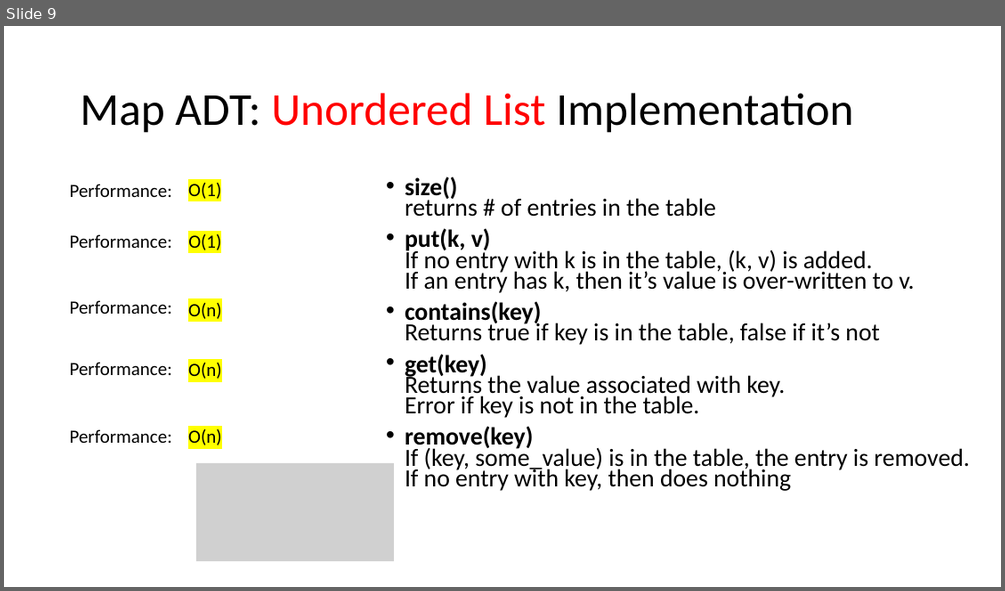
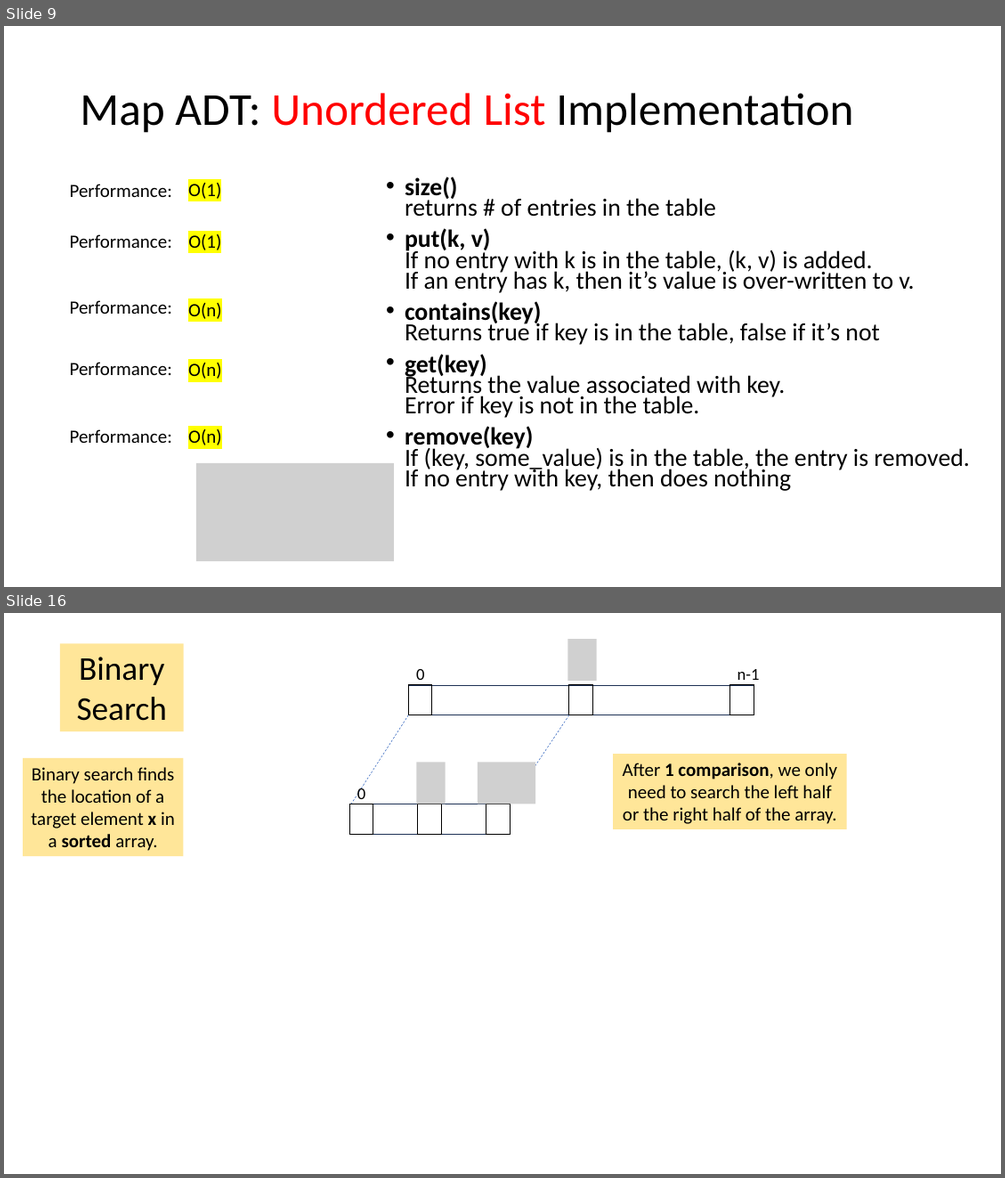
Before and after one commit to tjd1234/cmpt225fall2023, a slide deck: lecture_notes/week8/week8_maps_and_hashing.pptx. Shown one above the other, each under a label of ours: slide 9 before the commit, slides 9 and 16 after it; the slides between them are not shown. The pictures are 1005x591 and 1005x1178 pixels, drawn with LibreOffice and Linux fonts; fonts in the diff are those of the drawing; grey boxes stand for pictures. Boxes give left, top, right and bottom in pixels: in the first picture for what was removed or moved away, otherwise in the second. Text is boxed around its words. In the diff, an @@ line names an element or a change of style, - is before the commit and + after.

```diff
--- a/lecture_notes/week8/week8_maps_and_hashing.pptx
+++ b/lecture_notes/week8/week8_maps_and_hashing.pptx
@@ slide 16 added at bbox=[4, 613, 1001, 1174], background #FFFFFF @@
@@ picture added at bbox=[568, 639, 596, 681] @@
@@ rectangle added at bbox=[60, 643, 184, 732], fill #FFE699, 32 pt, text #000000 @@
+Binary Search
@@ rectangle added at bbox=[409, 685, 754, 714], outline #1E3256 0.25 pt @@
@@ rectangle added at bbox=[409, 685, 432, 714], outline #000000 0.75 pt @@
@@ text added at bbox=[416, 669, 424, 685], 16 pt, text #000000 @@
+0
@@ rectangle added at bbox=[569, 685, 593, 714], outline #000000 0.75 pt @@
@@ rectangle added at bbox=[730, 685, 754, 714], outline #000000 0.75 pt @@
@@ text added at bbox=[737, 669, 760, 685], 16 pt, text #000000 @@
+n-1
@@ line added from (409, 714) to (349, 807), #4472C4 0.5 pt dashed @@
@@ line added from (569, 714) to (510, 803), #4472C4 0.5 pt dashed @@
@@ rectangle added at bbox=[23, 758, 184, 856], fill #FFE699, 18 pt, text #000000 @@
+Binary search finds the location of a target element x in a sorted array.
@@ picture added at bbox=[416, 762, 445, 803] @@
@@ picture added at bbox=[477, 762, 535, 803] @@
@@ rectangle added at bbox=[614, 754, 847, 829], fill #FFE699, 18 pt, text #000000 @@
+After 1 comparison, we only need to search the left half or the right half of the array.
@@ text added at bbox=[357, 785, 365, 799], 16 pt, text #000000 @@
+0
@@ rectangle added at bbox=[349, 803, 510, 834], outline #1E3256 0.25 pt @@
@@ rectangle added at bbox=[349, 803, 373, 834], outline #000000 0.75 pt @@
@@ rectangle added at bbox=[418, 803, 442, 834], outline #000000 0.75 pt @@
@@ rectangle added at bbox=[486, 803, 510, 834], outline #000000 0.75 pt @@
```
Also in this commit, not shown: 9 slides changed, 18 other slides added.
